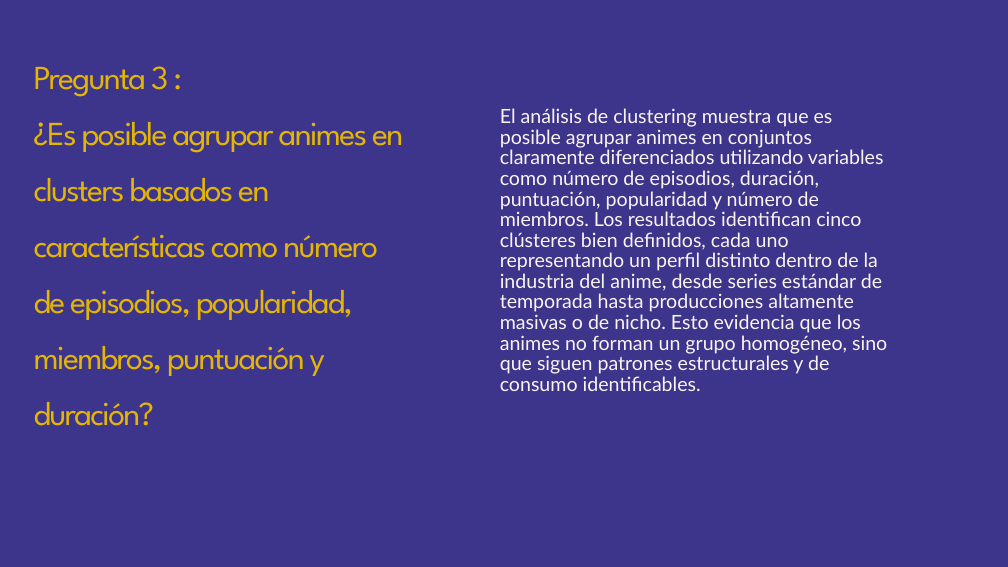
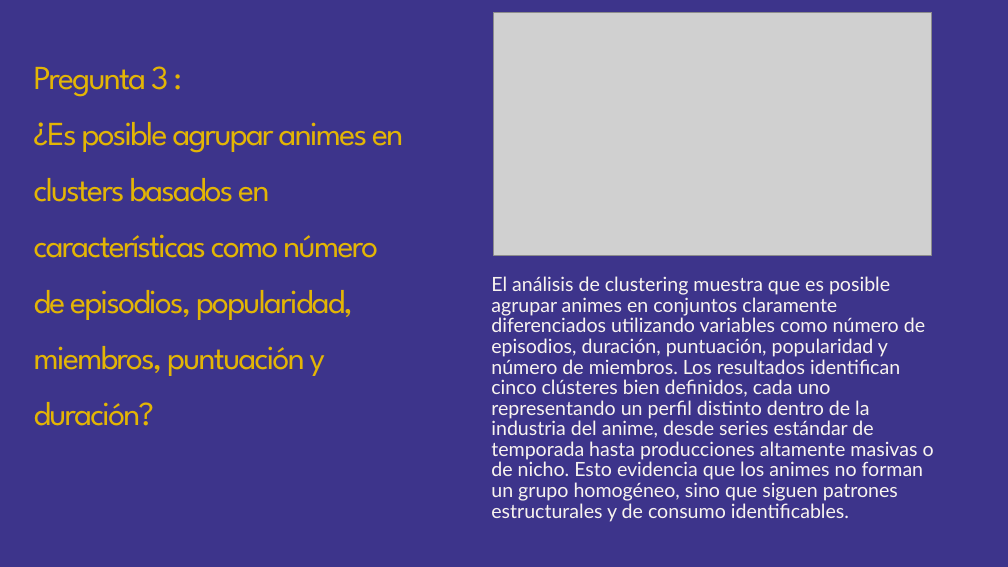
Before and after one commit to Srdariansitop/Anime-Data-Science-Project, a slide deck: slide 10 of Power Point/Presentación - Proyecto de Data Science.pptx (slide 9 before the commit). Drawn at 1008x567 pixels with LibreOffice and Linux fonts; fonts in the diff are those of the drawing; grey boxes stand for pictures. Boxes give left, top, right and bottom in pixels: in the first picture for what was removed or moved away, otherwise in the second. Text is boxed around its words. In the diff, an @@ line names an element or a change of style, - is before the commit and + after.

```diff
--- a/Power Point/Presentación - Proyecto de Data Science.pptx
+++ b/Power Point/Presentación - Proyecto de Data Science.pptx
@@ picture added at [493, 12, 932, 255] @@
@@ text "El análisis de clustering muestra ..." rewrapped from [500, 108, 887, 391] to [491, 276, 934, 522] @@
```
Also in this commit, not shown: 1 other slide changed, 1 slide added, 3 other files.
